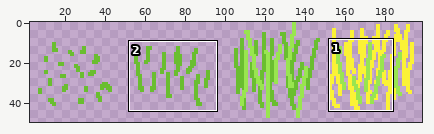
File history of a sprite sheet, dist/assets/spr_wheat.png. The first picture is a wide view before the edit; the outline marks the close-up.
Close-up. Before the edit:
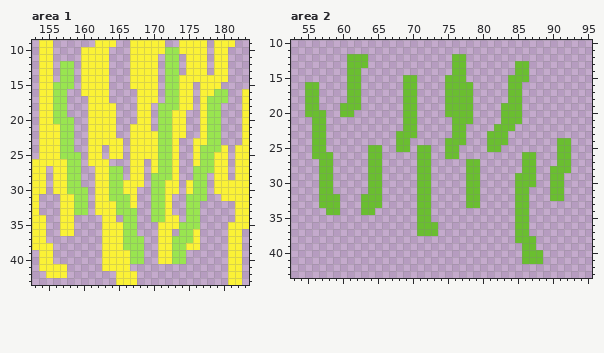
The file is 200x50 pixels. Shown: area 1: x 153..183, y 9..43; area 2: x 53..95, y 10..43. The wide view leaves out empty margins. The commit also changed other parts of the picture, which this record leaves out.
After the commit:
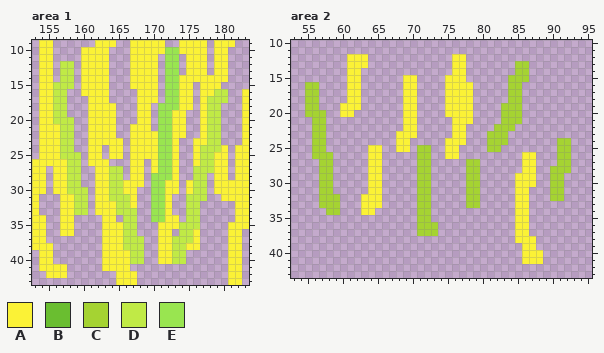
Palette (. is transparent): A #fbf236  B #6abe30  C #a5d332  D #c0ea46  E #99e550
Change:
Area 1:
The edit turns colour E into colour D in rows 12 to 14 at x 157 to 158; in row 15 at x 156 to 158; in row 16 at x 156 to 157 and 179 to 180; in row 17 at x 156 to 157 and 178 to 180; in rows 18 to 19 at x 156 to 157 and 178 to 179; in row 20 at x 156 to 158 and 178 to 179.
The edit turns colour E into colour D in rows 21 to 23 at x 157 to 158 and 178 to 179; in row 24 at x 157 to 158 and 177 to 179; in row 25 at x 157 to 159 and 177 to 178; in row 26 at x 158 to 159 and 177 to 178; in row 27 at x 158 to 159, 164 to 165 and 176 to 178; in rows 28 to 29 at x 158 to 159, 164 to 165 and 176 to 177.
The edit turns colour E into colour D in row 30 at x 158 to 160, 164 to 165 and 176 to 177; in row 31 at x 159 to 160, 164 to 166 and 175 to 177; in row 32 at x 159 to 160, 165 to 166 and 175 to 176; in row 33 at x 159 to 160, 165 to 167 and 175 to 176; in row 34 at x 166 to 167 and 175 to 176; in row 35 at x 166 to 167 and 174 to 176.
The edit turns colour E into colour D in row 36 at x 166 to 167 and 174 to 175; in row 37 at x 166 to 168 and 173 to 175; in row 38 at x 166 to 168 and 173 to 174; in rows 39 to 40 at x 167 to 168 and 173 to 174.
Area 2:
The edit turns colour B into colour A in rows 12 to 13 at x 61 to 63 and 76 to 77; in row 14 at x 61 to 62 and 76 to 77; in row 15 at x 61 to 62, 69 to 70 and 75 to 77; in rows 16 to 18 at x 61 to 62, 69 to 70 and 75 to 78; in row 19 at x 60 to 62, 69 to 70 and 75 to 78; in row 20 at x 60 to 61, 69 to 70 and 75 to 78.
The edit turns colour B into colour A in row 21 at x 69 to 70 and 76 to 78; in row 22 at x 69 to 70 and 76 to 77; in row 23 at x 68 to 70 and 76 to 77; in row 24 at x 68 to 69 and 75 to 77; in row 25 at x 64 to 65, 68 to 69 and 75 to 76; in row 26 at x 64 to 65, 75 to 76 and 86 to 87.
The edit turns colour B into colour A in rows 27 to 28 at x 64 to 65 and 86 to 87; in rows 29 to 30 at x 64 to 65 and 85 to 87; in row 31 at x 64 to 65 and 85 to 86; in rows 32 to 33 at x 63 to 65 and 85 to 86; in row 34 at x 63 to 64 and 85 to 86; in rows 35 to 37 at x 85 to 86.
The edit turns colour B into colour A in row 38 at x 85 to 87; in row 39 at x 86 to 87; in rows 40 to 41 at x 86 to 88.
The edit turns colour B into colour C in rows 13 to 14 at x 85 to 86; in row 15 at x 84 to 86; in rows 16 to 18 at x 55 to 56 and 84 to 85; in row 19 at x 55 to 56 and 83 to 85; in row 20 at x 55 to 57 and 83 to 85; in row 21 at x 56 to 57 and 83 to 85.
The edit turns colour B into colour C in row 22 at x 56 to 57 and 82 to 84; in row 23 at x 56 to 57 and 81 to 83; in row 24 at x 56 to 57, 81 to 83 and 91 to 92; in row 25 at x 56 to 57, 71 to 72, 81 to 82 and 91 to 92; in row 26 at x 56 to 58, 71 to 72 and 91 to 92; in row 27 at x 57 to 58, 71 to 72, 78 to 79 and 91 to 92.
The edit turns colour B into colour C in row 28 at x 57 to 58, 71 to 72, 78 to 79 and 90 to 92; in rows 29 to 31 at x 57 to 58, 71 to 72, 78 to 79 and 90 to 91; in row 32 at x 57 to 59, 71 to 72, 78 to 79 and 90 to 91; in row 33 at x 57 to 59, 71 to 72 and 78 to 79; in row 34 at x 58 to 59 and 71 to 72; in row 35 at x 71 to 72.
The edit turns colour B into colour C in rows 36 to 37 at x 71 to 73.
